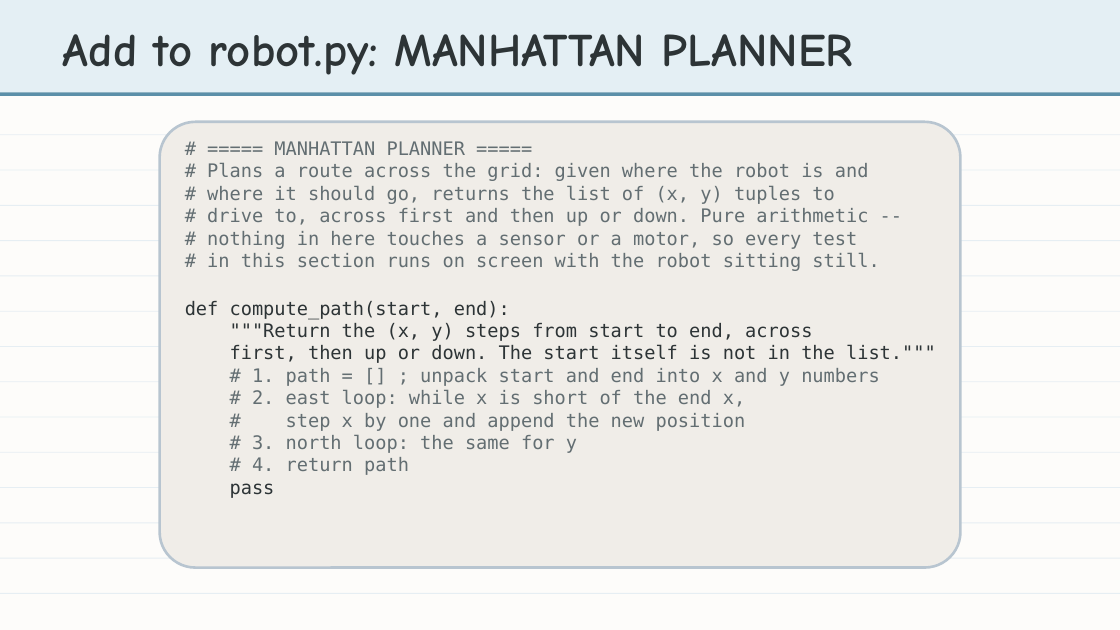
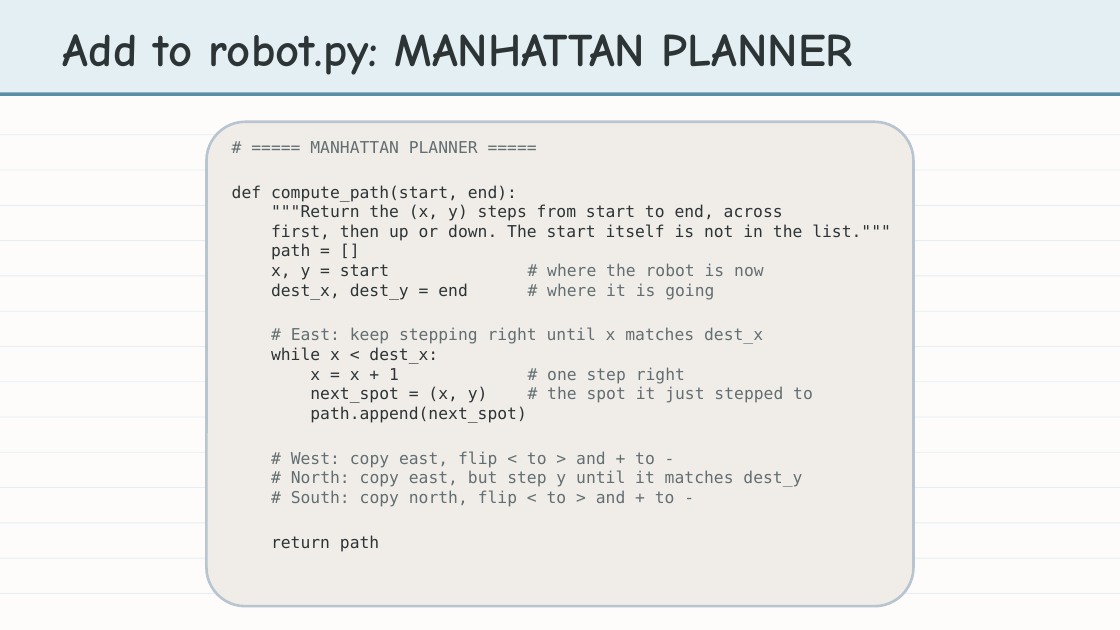
Before and after one commit to bradamiller/LearningPython, a slide deck: slide 13 of static/slides/module-04-manhattan/module-4-lesson-04-the-manhattan-algorithm.pptx (slide 12 before the commit). Drawn at 1120x630 pixels with LibreOffice and Linux fonts; fonts in the diff are those of the drawing. Boxes give left, top, right and bottom in pixels: in the first picture for what was removed or moved away, otherwise in the second. Text is boxed around its words. In the diff, an @@ line names an element or a change of style, - is before the commit and + after.

```diff
--- a/static/slides/module-04-manhattan/module-4-lesson-04-the-manhattan-algorithm.pptx
+++ b/static/slides/module-04-manhattan/module-4-lesson-04-the-manhattan-algorithm.pptx
@@ rounded rectangle: place and size @@
-rounded rectangle at <box>160,122,960,568</box>
+rounded rectangle at <box>207,122,914,607</box>
@@ text "# ===== MANHATTAN PLANNER =====": place and size @@
-text "# ===== MANHATTAN PLANNER =====" at <box>185,141,936,498</box>
+text "# ===== MANHATTAN PLANNER =====" at <box>232,141,891,552</box>
@@ text at <box>232,141,891,241</box>: size 16 to 14 pt in "# ===== MANHATTAN PLANNER =====", "def compute_path(start, end):", """"Return the (x, y) steps from start ...", "first, then up or down. The start ..." @@
@@ text at <box>207,163,879,271</box>: paragraphs removed @@
-# Plans a route across the grid: given where the robot is and
-# where it should go, returns the list of (x, y) tuples to
-# drive to, across first and then up or down. Pure arithmetic --
-# nothing in here touches a sensor or a motor, so every test
-# in this section runs on screen with the robot sitting still.
@@ text at <box>271,243,813,552</box>: text changed; size 16 to 14 pt @@
-# 1. path = [] ; unpack start and end into x and y numbers
-# 2. east loop: while x is short of the end x,
-# step x by one and append the new position
-# 3. north loop: the same for y
-# 4. return path
-pass
+path = []
+x, y = start # where the robot is now
+dest_x, dest_y = end # where it is going
+# East: keep stepping right until x matches dest_x
+while x < dest_x:
+x = x + 1 # one step right
+next_spot = (x, y) # the spot it just stepped to
+path.append(next_spot)
+# West: copy east, flip < to > and + to -
+# North: copy east, but step y until it matches dest_y
+# South: copy north, flip < to > and + to -
+return path
```
Also in this commit, not shown: 9 other slides changed, 2 slides added, 2 slides removed, 47 other files.
